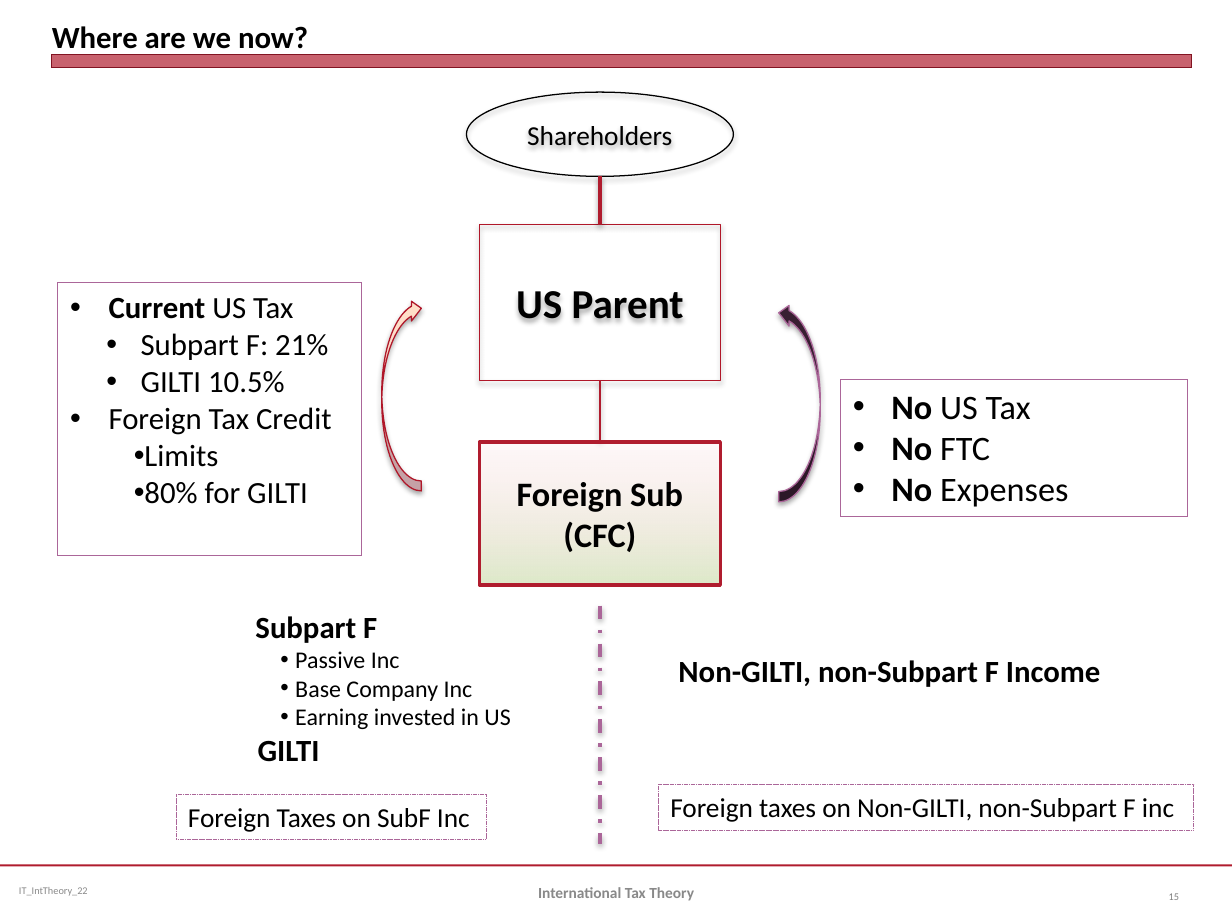
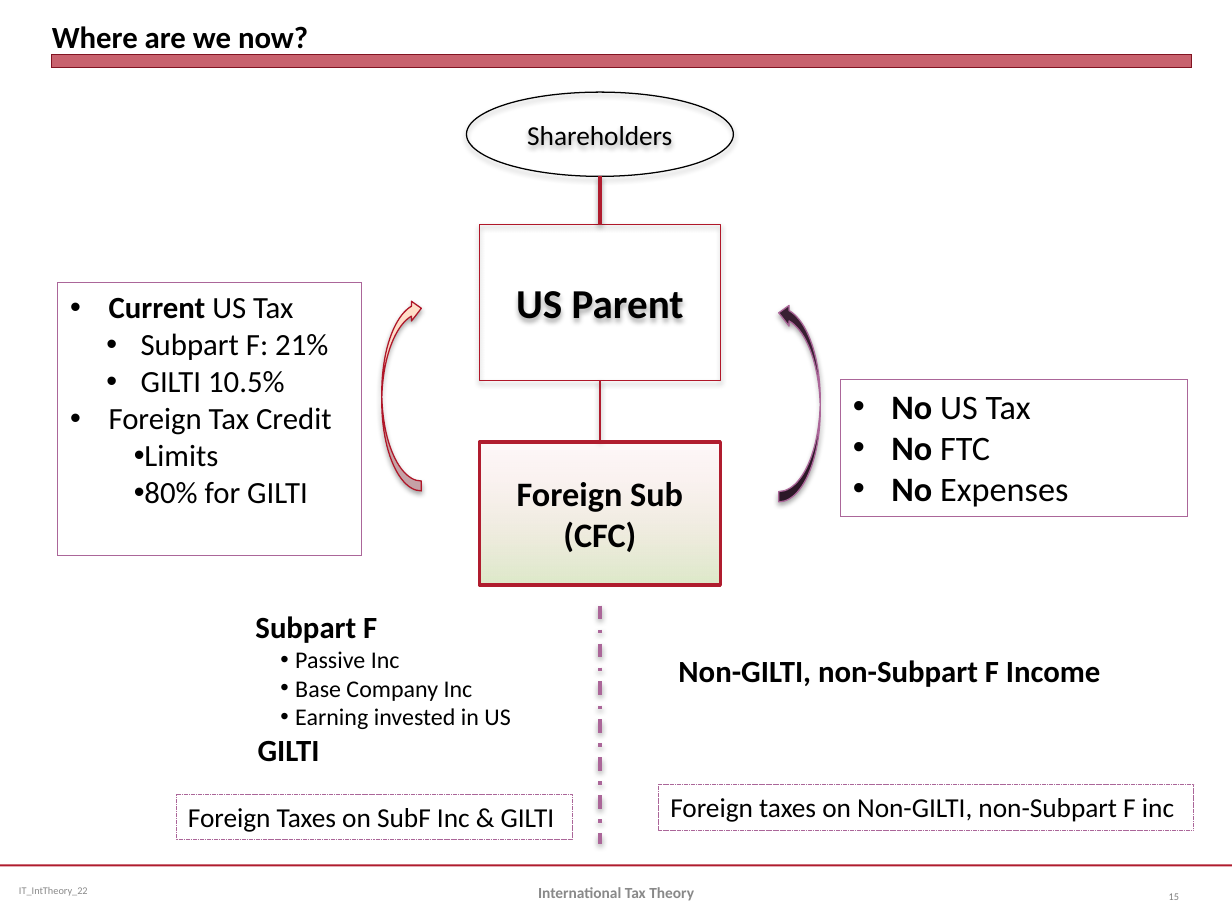
Before and after one commit to jmc877/International-Tax, a slide deck: slide 15 of slides/IT_Int_Theory_22.pptx. Drawn at 1232x924 pixels with LibreOffice and Linux fonts; fonts in the diff are those of the drawing. Boxes give left, top, right and bottom in pixels: in the first picture for what was removed or moved away, otherwise in the second. Text is boxed around its words. In the diff, an @@ line names an element or a change of style, - is before the commit and + after.

```diff
--- a/slides/IT_Int_Theory_22.pptx
+++ b/slides/IT_Int_Theory_22.pptx
@@ rectangle "Foreign Taxes on SubF Inc ...": place and size @@
-rectangle "Foreign Taxes on SubF Inc ..." at [176, 793, 487, 839]
+rectangle "Foreign Taxes on SubF Inc ..." at [176, 793, 572, 839]
@@ text in rectangle at [188, 808, 555, 832]: text changed @@
-Foreign Taxes on SubF Inc
+Foreign Taxes on SubF Inc & GILTI
```
Also in this commit, not shown: 2 other slides changed, 6 slides added, 6 other files.
